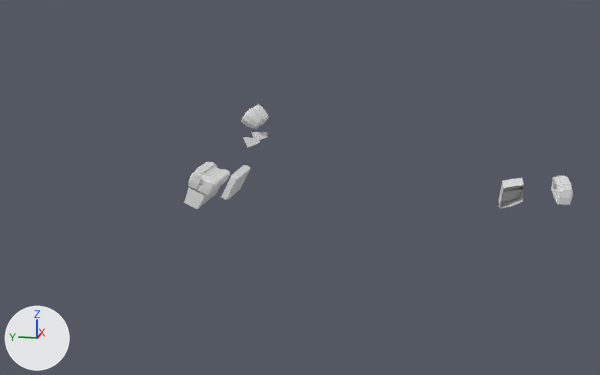
What one commit did to the Blender file blender/cb400sf_main.blend.
Before and after are seen from a camera (50 mm lens) standing at (-5194.0, -1928.0, 1878.0) and looking at (22.0, -884.0, 574.0). The lights are fixed; the arrows at lower left show +X, +Y and +Z. The picture after the commit comes second.

Script lines for the objects in view, before the commit:
```python
ob_enjin_002 = bpy.data.objects.new('enjin.002', me_立方体_017)
ob_enjin_002.location = (4.0, -273.0, 615.0)
ob_enjin_002.rotation_euler = (0.447, 0.0, 0.0)  # degrees (26, 0, 0)
ob_enjin_002.scale = (0.11, 0.0856, 0.11)
ob_ベジエカーブ = bpy.data.objects.new('ベジエカーブ', cu_ベジエカーブ_002)
ob_ベジエカーブ.location = (0.0, 0.0, 1024.0)
ob_ベジエカーブ_001 = bpy.data.objects.new('ベジエカーブ.001', cu_ベジエカーブ_003)
ob_ベジエカーブ_001.location = (0.0, 0.0, 0.0)
ob_ベジエカーブ_002 = bpy.data.objects.new('ベジエカーブ.002', cu_ベジエカーブ_004)
ob_ベジエカーブ_002.location = (0.0, 0.0, 0.0)
ob_円柱 = bpy.data.objects.new('円柱', me_円柱)
ob_円柱.parent = ob_エンプティ
ob_円柱.location = (0.0000153, 138.7, 134.4)
ob_円柱.scale = (0.0213, 0.0205, -0.351)
ob_円柱_001 = bpy.data.objects.new('円柱.001', me_円柱_004)
ob_円柱_001.parent = ob_エンプティ
ob_円柱_001.location = (0.0, -0.0000534, 0.0000877)
ob_円柱_001.rotation_euler = (0.429, 0.0, -3.142)  # degrees (25, 0, -180)
ob_円柱_001.scale = (-0.0294, -0.026, -0.245)
ob_立方体 = bpy.data.objects.new('立方体', me_立方体)
ob_立方体.location = (2.0, 714.0, 800.0)
ob_立方体.scale = (0.207, 0.424, 0.0839)
ob_立方体_006 = bpy.data.objects.new('立方体.006', me_立方体_018)
ob_立方体_006.location = (0.0, 0.0, 0.0)
ob_立方体_006.scale = (0.216, 0.311, 0.166)
ob_立方体_009 = bpy.data.objects.new('立方体.009', me_立方体_008)
ob_立方体_009.location = (0.0, -2236.0, 588.0)
ob_立方体_009.scale = (0.532, 0.0889, 0.122)
# also in view: 'enjin.001' at (4.0, -2531.0, 651.0)
```
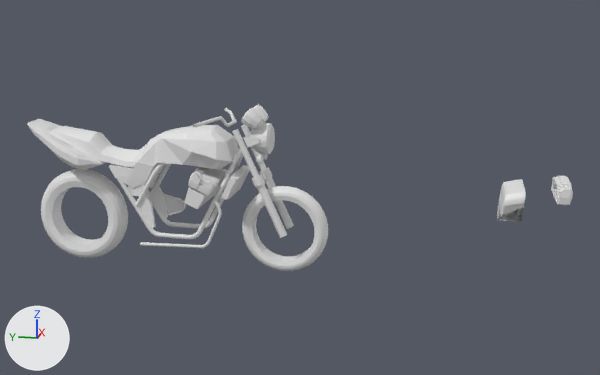
Commit message: blender/cb400sf_main.blendのバイナリファイルを更新

Where the change shows, as pixel boxes (x1, y1, x2, y2) in the pictures (600 x 375 px):
'タイヤの断面.2', shown: after (41, 169, 128, 258)
'タンク', shown: after (138, 125, 239, 169)
'タイヤの断面', shown: after (242, 186, 328, 271)
'立方体.004', shown: after (49, 126, 147, 167)
'ベジエカーブ.002', shown: after (117, 149, 243, 239)
'立方体', shown: after (27, 119, 106, 170)
'円柱.001', shown: after (252, 168, 294, 238)
'立方体.009', reshaped, moved (8% wider, 22% taller): before (499, 178, 524, 209); after (499, 179, 526, 217)
'立方体.007', shown: after (109, 161, 165, 188)
'立方体.006', shown: after (128, 174, 168, 228)
'立方体.005', shown: after (250, 123, 275, 154)
'円柱', shown: after (232, 125, 267, 178)
'ベジエカーブ.004', shown: after (140, 200, 222, 248)
'ベジエカーブ.001', shown: after (135, 163, 171, 207)
'立方体.013', added: after (159, 192, 186, 216)
'ベジエカーブ', shown: after (193, 108, 237, 128)
'立方体.011', shown: after (497, 204, 523, 222)
'立方体.012', added: after (498, 207, 518, 221)
'立方体.003', shown: after (256, 153, 268, 164)

What the commit changed:
me_立方体_008 is used by ob_立方体_009; location (0.0, -2236.0, 588.0); scale (0.532, 0.0889, 0.122).
me_立方体_008 had 63 vertices, 56 faces and spanned x 0.0..384.0, y -770.0..795.0, z -680.0..616.0.
me_立方体_008 now has 350 vertices, 348 faces and spans x -389.0..389.0, y -677.0..888.0, z -664.0..632.0.
me_立方体_008 part 1: 63 vertices removed from x 0.0..384.0, y -770.0..795.0, z -680.0..616.0; 350 vertices added at x -389.0..389.0, y -677.0..888.0, z -664.0..632.0.
Mesh me_立方体_015 is new.
It has 31 vertices, 22 faces and spans x -1000.0..98.0, y -740.0..897.0, z -1304.0..985.0.
Mesh me_立方体_010 is new.
It has 70 vertices, 62 faces and spans x 0.0..290.0, y -390.0..969.0, z -1404.0..-405.0.
Object '立方体' (ob_立方体) is now shown.
Object '円柱' (ob_円柱) is now shown.
Object 'ベジエカーブ.001' (ob_ベジエカーブ_001) is now shown.
Object 'ベジエカーブ.002' (ob_ベジエカーブ_002) is now shown.
Object '円柱.001' (ob_円柱_001) is now shown.
Object 'ベジエカーブ' (ob_ベジエカーブ) is now shown.
Object '立方体.006' (ob_立方体_006) is now shown.
Object 'ベジエカーブ.004' (ob_ベジエカーブ_004) is now shown.
Object '立方体.009' (ob_立方体_009) moves from (0.0, -2236.0, 588.0) to (0.0, -2245.0, 586.0).
Object '立方体.011' (ob_立方体_011) is now shown.
Object 'タンク' (ob_タンク) is now shown.
Object '立方体.004' (ob_立方体_004) is now shown.
Object '立方体.007' (ob_立方体_007) is now shown.
Object 'タイヤの断面.2' (ob_タイヤの断面_2) is now shown.
Object 'タイヤの断面' (ob_タイヤの断面) is now shown.
Object '立方体.005' (ob_立方体_005) is now shown.
Object '立方体.003' (ob_立方体_003) is now shown.
Object '立方体.013' (ob_立方体_013) is new; it shows me_立方体_015.
Its location is (78.0, 31.0, 395.0).
Its rotation in degrees is (-9.2, 0, 0).
Its scale is (-0.0451, -0.0989, -0.0748).
It gains a SOLIDIFY modifier named 'ソリッド化'.
Modifier setting: thickness = 20.0.
Modifier setting: offset = 1.0.
Object '立方体.012' (ob_立方体_012) is new; it shows me_立方体_010.
Its location is (0.0, -2245.0, 594.0).
Its scale is (0.532, 0.0889, 0.122).
It gains a SUBSURF modifier named '細分化'.
